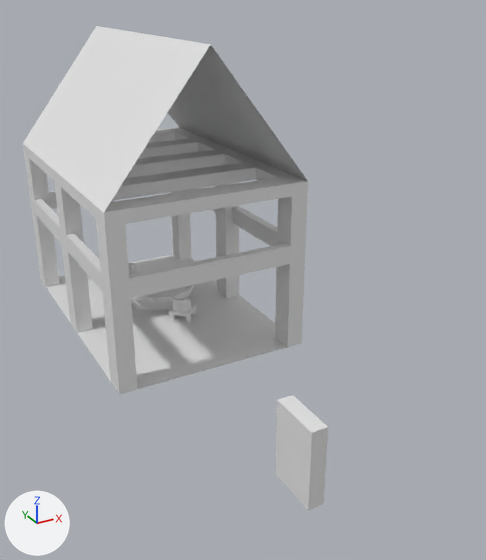
What one commit did to the Blender file blender/Mario's house.blend.
Both versions are drawn from a 50 mm lens placed at (-10.2, -26.6, 13.8), pointed at (1.4, -5.7, 3.4). Lighting does not change. The marker at lower left points along +X, +Y and +Z.
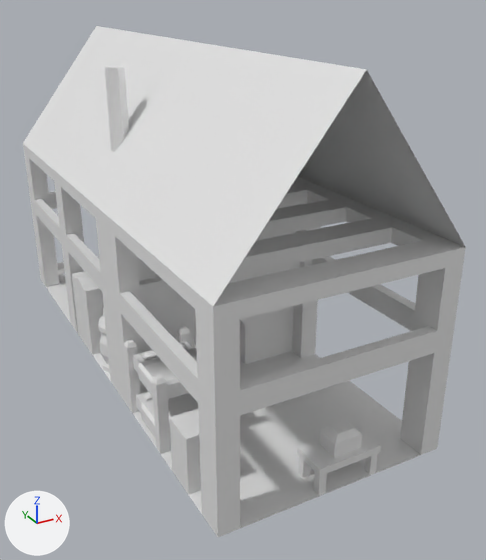
Commit message: markos house pog

Changed parts and their boxes (x1, y1, x2, y2) in the pictures (486 x 560 px):
'Structure', added: after (23, 26, 466, 537)
'Cube.002', reshaped, moved, rescaled (70% narrower, 81% shorter): before (23, 26, 308, 394); after (297, 425, 381, 495)
'Plane', moved, rescaled (55% wider, 88% taller): before (46, 255, 287, 389); after (46, 275, 420, 528)
'Cube', reshaped, moved, rescaled (20% narrower, 67% shorter): before (275, 395, 328, 510); after (320, 421, 362, 458)
'Bed', added: after (124, 326, 198, 454)
'Cabinet 2', added: after (169, 409, 201, 495)
'furnace', added: after (98, 66, 129, 373)
'cabinet 1', added: after (72, 271, 104, 355)
'corner table', added: after (57, 262, 65, 282)
part 1 of me_cube_009, added: after (297, 425, 381, 476)
part 2 of me_cube_009, added: after (314, 472, 327, 495)
part 3 of me_cube_009, added: after (365, 454, 378, 474)
part 4 of me_cube_009, added: after (298, 456, 310, 478)
part 5 of me_cube_009, deleted: before (148, 109, 228, 260)
part 6 of me_cube_009, deleted: before (115, 45, 308, 347)
part 7 of me_cube_009, deleted: before (126, 84, 239, 298)
part 8 of me_cube_009, deleted: before (129, 243, 291, 298)
part 9 of me_cube_009, deleted: before (112, 162, 256, 200)
part 10 of me_cube_009, deleted: before (138, 138, 198, 159)
part 11 of me_cube_009, deleted: before (186, 67, 270, 165)
part 12 of me_cube_009, deleted: before (170, 98, 210, 140)

What changed in the scene script:
```text
Change me_cube_009:
    where me_cube_009.from_pydata(...)  # 268 vertices, 194 faces; spans x -6.8..27.4, y -16.0..0.0, z -0.7..7.3
    used by ob_cube_002; location = (-3.99, -3.6, 1.09); rotation_euler = (0.0, 0.0, 1.571), in degrees (0, 0, 90); scale = (0.35, 0.5, 1.5)
    me_cube_009 part 1: a new loose piece, a box spanning x -0.5..0.5, y -0.5..0.5, z -0.5..0.5
    me_cube_009 part 2: a new loose piece, a box spanning x -0.46..-0.25, y 0.37..0.48, z -3.5..-0.5
    me_cube_009 part 3: a new loose piece, a box spanning x -0.46..-0.25, y -0.48..-0.37, z -3.5..-0.5
    me_cube_009 part 4: a new loose piece, a box spanning x 0.25..0.46, y 0.37..0.48, z -3.5..-0.5
    me_cube_009 part 5: the loose piece of 50 vertices spanning x 11.7..27.4, y -16.0..-1.4, z -0.7..7.3 is deleted
    me_cube_009 part 6: the loose piece of 40 vertices spanning x -6.8..8.9, y -16.0..-1.4, z -0.7..7.3 is deleted
    me_cube_009 part 7: the loose piece of 28 vertices spanning x 8.9..16.7, y -16.0..-1.4, z -0.7..7.3 is deleted
    me_cube_009 part 8: the loose piece of 8 vertices spanning x -6.8..-5.8, y -14.6..-1.4, z 1.8..2.3 is deleted
    me_cube_009 part 9: the loose piece of 8 vertices spanning x 1.0..3.9, y -14.6..-1.4, z 3.6..3.9 is deleted
    me_cube_009 part 10: the loose piece of 8 vertices spanning x 16.7..19.6, y -14.6..-1.4, z 3.6..3.9 is deleted
    me_cube_009 part 11: the loose piece of 6 vertices spanning x 1.0..8.9, y -16.0..-8.0, z 3.9..7.3 is deleted
    me_cube_009 part 12: the loose piece of 6 vertices spanning x 16.7..24.6, y -16.0..-8.0, z 3.9..7.3 is deleted
Change me_cube_010:
    used by ob_cube; location = (0.0, -12.0, 0.0); scale = (0.15, 0.5, 0.75)
    remove me_cube_010.from_pydata(...)  # 8 vertices, 6 faces; spans x -2.0..2.0, y -2.0..2.0, z -2.0..2.0
    add me_cube_010.from_pydata(...)  # 12 vertices, 10 faces; spans x -0.5..0.5, y -0.5..0.5, z -0.5..0.89
    me_cube_010 part 13: 8 vertices removed from x -2.0..2.0, y -2.0..2.0, z -2.0..2.0; 12 vertices added at x -0.5..0.5, y -0.5..0.5, z -0.5..0.89
Change ob_plane:
    ob_plane.scale: (1.0, 1.5, 1.0) -> (1.0, 1.0, 1.0)
    ob_plane.location: (0.0, 0.0, 0.0) -> (0.0, -10.0, 0.0)
Change ob_cube_002:
    ob_cube_002.location: (-3.99, -3.6, 1.09) -> (0.44, -13.4, 0.88)
    ob_cube_002.scale: (0.35, 0.5, 1.5) -> (1.2, 2.25, 0.25)
Change ob_cube:
    ob_cube.location: (0.0, -12.0, 0.0) -> (0.48, -13.41, 1.25)
    ob_cube.scale: (0.15, 0.5, 0.75) -> (1.0, 0.75, 0.5)
Add ob_cabinet_2:
    ob_cabinet_2 = bpy.data.objects.new('Cabinet 2', me_cube_029)  # 88 vertices, 17 faces; spans x -0.5..0.6, y -0.5..0.5, z -0.5..1.5
    ob_cabinet_2.location = (-3.5, -11.48, 0.5)
    ob_cabinet_2.scale = (1.0, 1.2, 1.0)
Add ob_bed:
    ob_bed = bpy.data.objects.new('Bed', me_cube_026)  # 160 vertices, 126 faces; spans x -6.21..0.5, y -7.88..0.5, z -0.5..0.5
    ob_bed.location = (-1.82, -7.17, 1.38)
    ob_bed.scale = (0.35, 0.35, 2.75)
Add ob_structure:
    ob_structure = bpy.data.objects.new('Structure', me_cube_022)  # 535 vertices, 354 faces, 5 loose edges; spans x -29.7..27.4, y -16.0..0.0, z -0.7..7.3
    ob_structure.location = (-3.99, -3.6, 1.09)
    ob_structure.rotation_euler = (0.0, 0.0, 1.571)  # degrees (0, 0, 90)
    ob_structure.scale = (0.35, 0.5, 1.5)
Add ob_corner_table:
    ob_corner_table = bpy.data.objects.new('corner table', me_cylinder_013)  # 42 vertices, 26 faces; spans x -5.36..8.9, y -7.66..6.48, z -0.82..0.68
    ob_corner_table.location = (-2.85, 5.66, 0.41)
    ob_corner_table.rotation_euler = (0.0, 0.0, -0.314)  # degrees (0, 0, -18)
    ob_corner_table.scale = (0.1, 0.1, 0.5)
Add ob_furnace:
    ob_furnace = bpy.data.objects.new('furnace', me_cylinder_012)  # 262 vertices, 120 faces; spans x -0.92..1.43, y -1.54..0.81, z -6.61..4.68
    ob_furnace.location = (-3.22, -3.67, 6.61)
    ob_furnace.scale = (0.85, 0.85, 1.0)
Add ob_cabinet_1:
    ob_cabinet_1 = bpy.data.objects.new('cabinet 1', me_cube_011)  # 234 vertices, 35 faces, 10 loose edges; spans x -2.0..2.67, y -2.0..2.0, z -2.0..2.0
    ob_cabinet_1.location = (-3.7, -1.7, 1.5)
    ob_cabinet_1.scale = (0.15, 0.5, 0.75)
```
